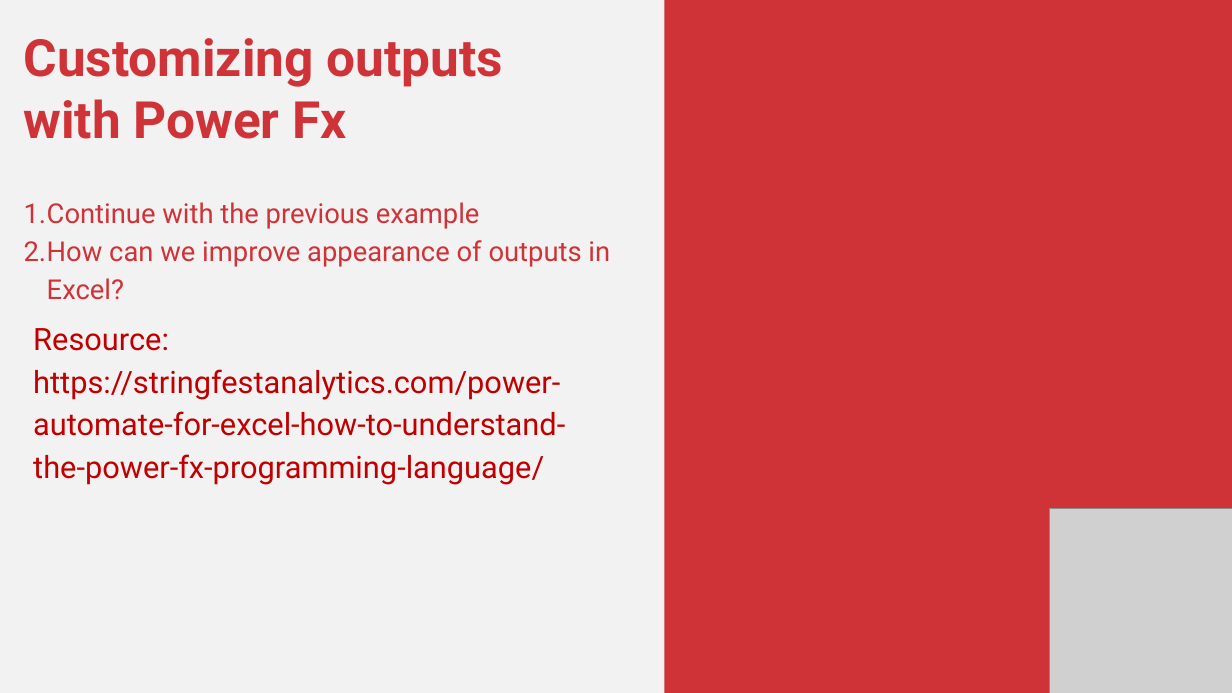
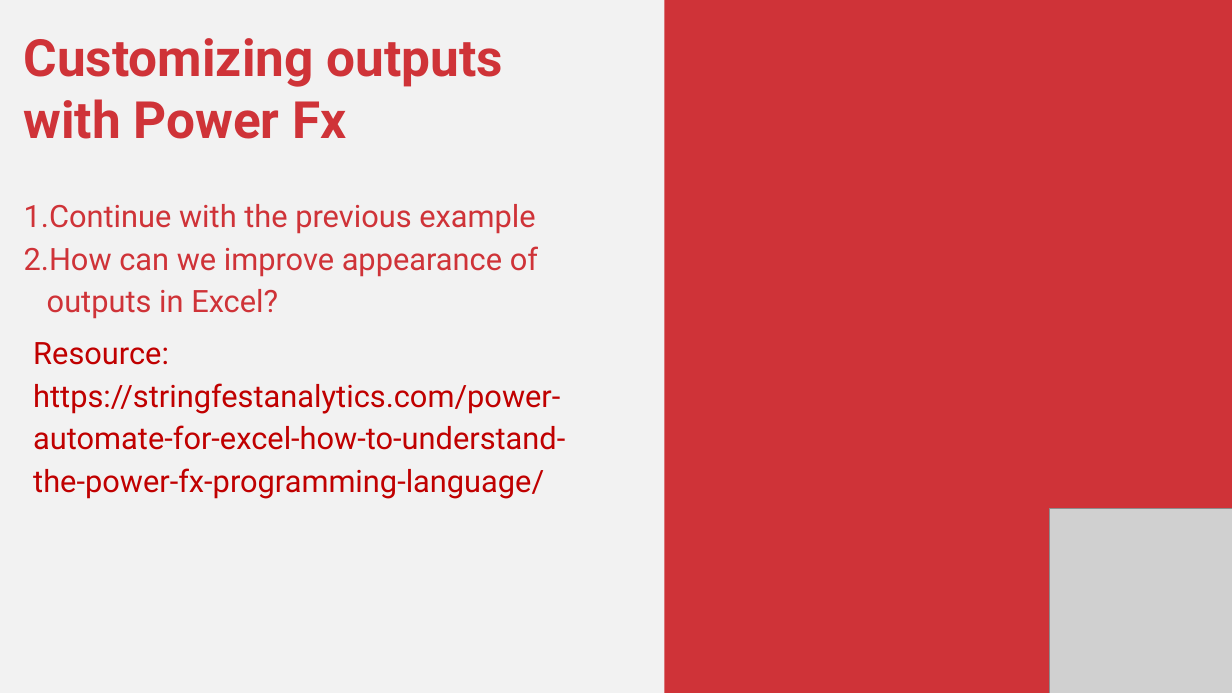
Before and after one commit to stringfestdata/power-automate-for-excel-masterclass, a slide deck: slide 7 of power-automate-for-excel-masterclass.pptx. Drawn at 1232x693 pixels with LibreOffice and Linux fonts; fonts in the diff are those of the drawing; grey boxes stand for pictures. Boxes give left, top, right and bottom in pixels: in the first picture for what was removed or moved away, otherwise in the second. Text is boxed around its words. In the diff, an @@ line names an element or a change of style, - is before the commit and + after.

```diff
--- a/power-automate-for-excel-masterclass.pptx
+++ b/power-automate-for-excel-masterclass.pptx
@@ text at (24, 204, 538, 319): size 32 to 36 pt in "Continue with the previous example", "How can we improve appearance of outputs ..." @@
```
Also in this commit, not shown: 6 other slides changed, 3 slides added, 8 slides removed, 7 other files.
